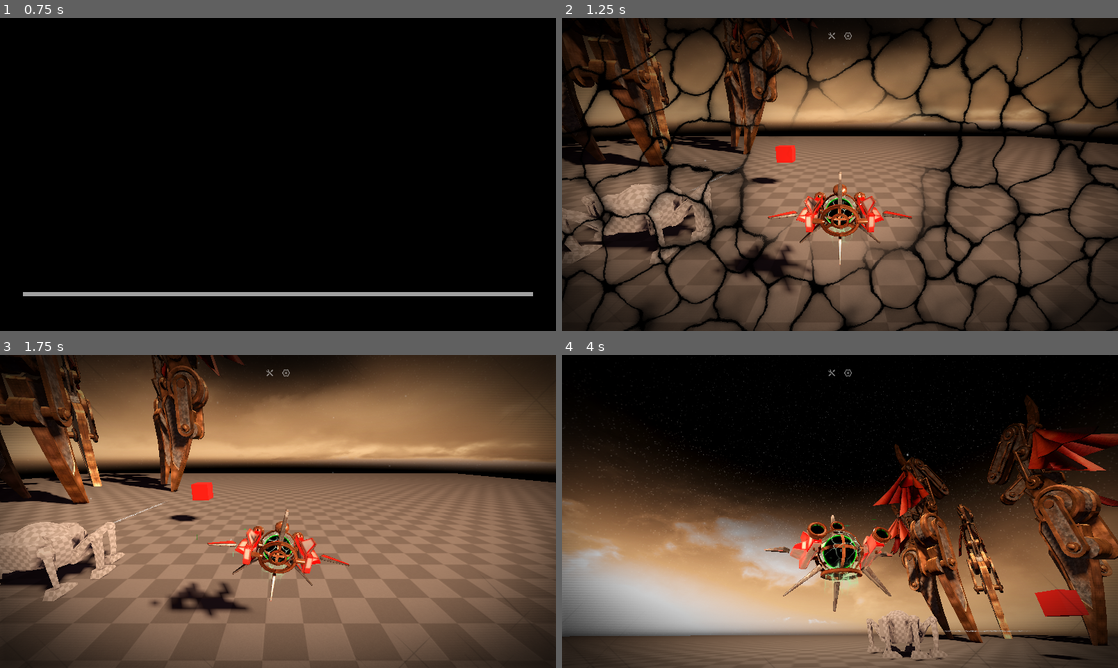
Above: before the commit, frames 1-4 (two rows, left to right).
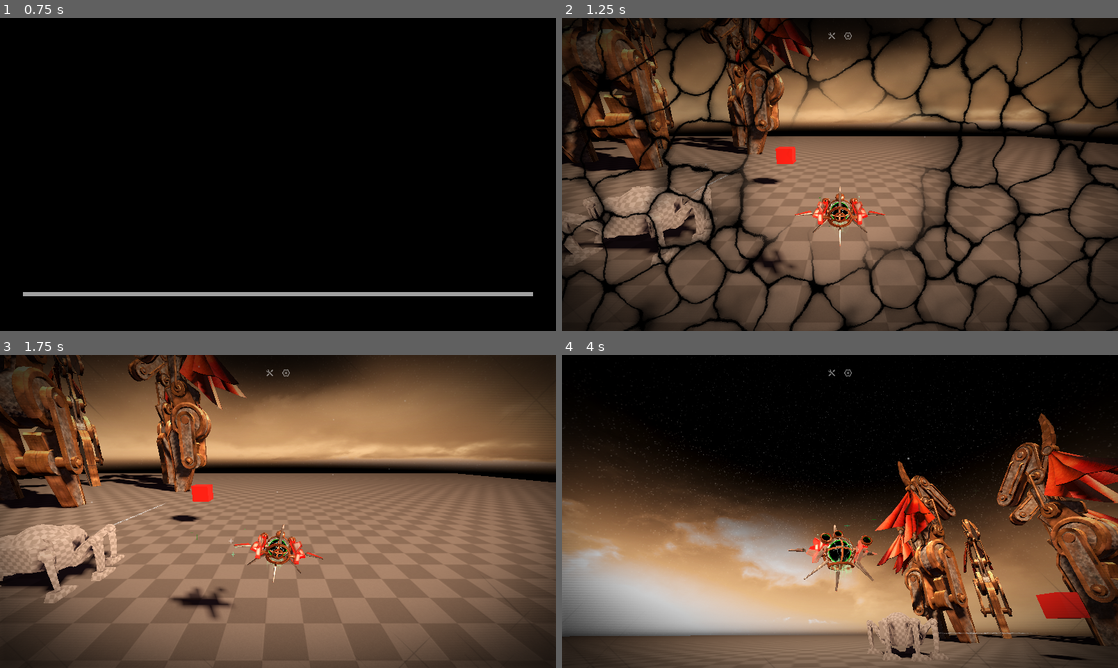
Above: after the commit, the same moments.

Repository: slyllama/dwelt-learn
Game: Godot game, scene res://maps/sandbox/sandbox.tscn
Same seed, same stepped clock (60 frames per second), same inputs: the game is played once before the commit and once after it. This scene is started directly instead of the project's main scene.
Inputs (mouse positions are in pixels of both pictures, inside the frame that each line leads up to):
- Up to frame 1 (0.75 s): click (272, 36) at 0.5 s
- Up to frame 2 (1.25 s): no input
- Up to frame 3 (1.75 s): tap Enter at 1.25 s; move the mouse to (400, 495) at 1.27 s; press the mouse at (400, 495) at 1.28 s; hold D (strafe_right) from 1.28 s (still down)
- Up to frame 4 (4 s): release D (strafe_right) at 2 s; release the mouse at (962, 495) at 2 s; drag from (728, 527) to (812, 574) at 2.02 s; move the mouse to (895, 442) at 2.77 s; hold D (strafe_right) 2.78-3.5 s; hold Right mouse button (right_click) 2.78-3.5 s; drag from (812, 574) to (673, 464) at 3.52 s

Frame 1 is identical in both runs. In frame 2, 11% of the frame differs, in the area x 0-97%, y 0-88%; in frame 3, 13%; in frame 4, 17%, in the area x 36-100%, y 12-98%.

Commit message:
Small fixes

Diff:
--- a/lib/ui/debug_pane/debug_pane.tscn
+++ b/lib/ui/debug_pane/debug_pane.tscn
@@ -14,7 +14,7 @@
 offset_bottom = 85.0
 mouse_filter = 2
 theme_override_fonts/normal_font = ExtResource("3_egsd7")
-theme_override_font_sizes/normal_font_size = 16
+theme_override_font_sizes/normal_font_size = 14
 bbcode_enabled = true
 text = "[FPS]"
 
@@ -26,7 +26,7 @@
 mouse_filter = 1
 theme_override_constants/line_separation = -5
 theme_override_fonts/normal_font = ExtResource("3_egsd7")
-theme_override_font_sizes/normal_font_size = 16
+theme_override_font_sizes/normal_font_size = 14
 bbcode_enabled = true
 text = "[Details]"
 
@@ -38,7 +38,7 @@
 mouse_filter = 1
 theme_override_constants/line_separation = -5
 theme_override_fonts/normal_font = ExtResource("3_egsd7")
-theme_override_font_sizes/normal_font_size = 16
+theme_override_font_sizes/normal_font_size = 14
 bbcode_enabled = true
 text = "[Render]"
 
@@ -54,7 +54,7 @@
 grow_vertical = 0
 mouse_filter = 2
 theme = ExtResource("3_480m7")
-theme_override_font_sizes/normal_font_size = 18
+theme_override_font_sizes/normal_font_size = 16
 bbcode_enabled = true
 text = "Dwelt Technical Test"
 fit_content = true
--- a/maps/sandbox/sandbox.gd
+++ b/maps/sandbox/sandbox.gd
@@ -1,10 +1,8 @@
 extends "res://lib/world_loader/world_loader.gd"
-
-var og_position
 
 func _ready():
 	super()
-	og_position = $Player.position
+	%Player.set_model_scale(0.2)
 
 func _on_laser_detector_activated():
 	Global.camera_shaken.emit()
--- a/maps/sandbox/sandbox.tscn
+++ b/maps/sandbox/sandbox.tscn
@@ -32,9 +32,8 @@
 fog_light_energy = 0.0
 fog_density = 0.02
 fog_sky_affect = 0.0
-fog_height_density = -0.1
 volumetric_fog_enabled = true
-volumetric_fog_density = 0.02
+volumetric_fog_density = 0.04
 volumetric_fog_albedo = Color(0.735977, 0.692501, 0.644324, 1)
 volumetric_fog_length = 4.0
 volumetric_fog_sky_affect = 0.0
@@ -104,23 +103,22 @@
 directional_shadow_blend_splits = true
 directional_shadow_pancake_size = 10.0
 
+[node name="HUD" parent="." instance=ExtResource("5_kj0si")]
+
 [node name="Player" parent="." instance=ExtResource("3_obgd6")]
 unique_name_in_owner = true
 transform = Transform3D(1, 0, 0, 0, 1, 0, 0, 0, 1, 0, 3, 2.5)
-
-[node name="HUD" parent="." instance=ExtResource("5_kj0si")]
 
 [node name="Floor" type="StaticBody3D" parent="."]
 collision_layer = 3
 
 [node name="WideFloor" type="MeshInstance3D" parent="Floor"]
-transform = Transform3D(1, 0, 0, 0, -4.37114e-08, 1, 0, -1, -4.37114e-08, 0, -0.1, 0)
+transform = Transform3D(1, 0, 0, 0, -4.37114e-08, 1, 0, -1, -4.37114e-08, 0, 0, 0)
 mesh = SubResource("QuadMesh_fhx46")
 skeleton = NodePath("../..")
 surface_material_override/0 = SubResource("StandardMaterial3D_tbe5t")
 
 [node name="Collision" type="CollisionShape3D" parent="Floor"]
-transform = Transform3D(1, 0, 0, 0, 1, 0, 0, 0, 1, 0, -0.1, 0)
 shape = SubResource("BoxShape3D_fuk4o")
 
 [node name="Motes" type="GPUParticles3D" parent="."]
@@ -146,6 +144,6 @@
 dialogue_data = Array[String](["HELLO!?"])
 
 [node name="LegTest" parent="." instance=ExtResource("12_l4442")]
-transform = Transform3D(1, 0, 0, 0, 1, 0, 0, 0, 1, -20, 17.5, -20)
+transform = Transform3D(1, 0, 0, 0, 1, 0, 0, 0, 1, -20, 14, -20)
 
 [connection signal="activated" from="LaserDetector" to="." method="_on_laser_detector_activated"]
